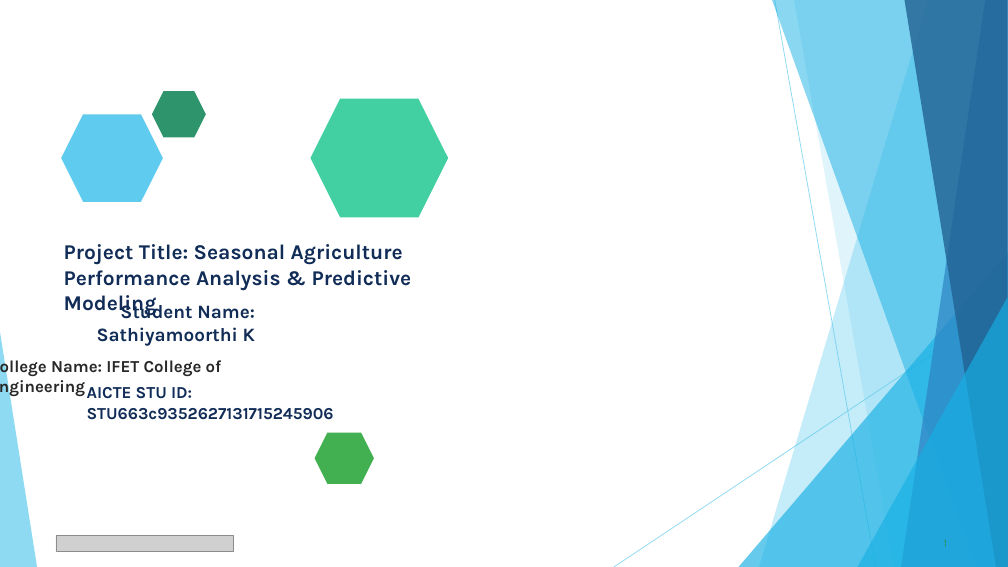
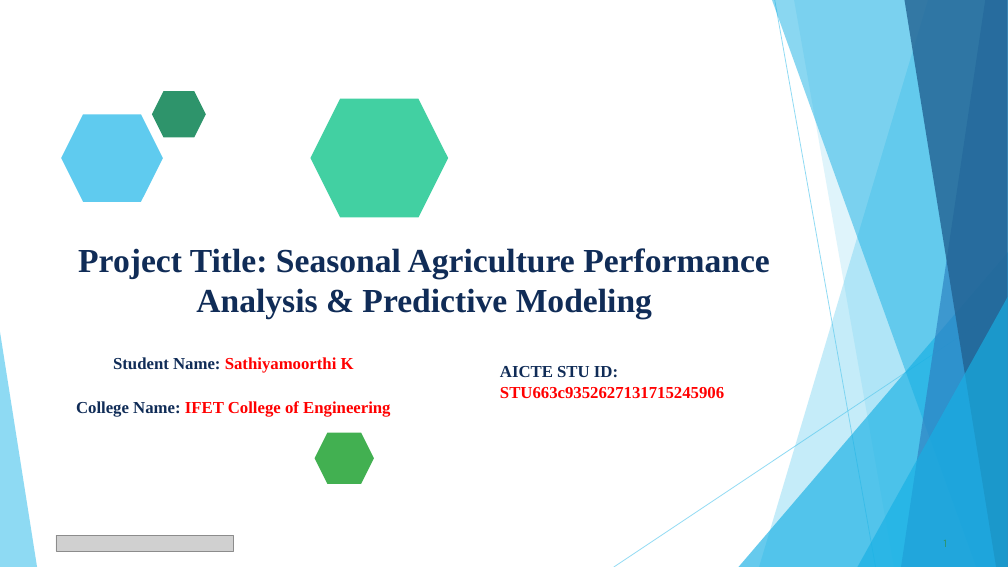
Before and after one commit to Ksmashhero06/Seasonal-Agriculture-Performance-Analysis, a slide deck: slide 1 of VOIS_Major_Project_PPT_Submission_Completed.pptx. Drawn at 1008x567 pixels with LibreOffice and Linux fonts; fonts in the diff are those of the drawing; grey boxes stand for pictures. Boxes give left, top, right and bottom in pixels: in the first picture for what was removed or moved away, otherwise in the second. Text is boxed around its words. In the diff, an @@ line names an element or a change of style, - is before the commit and + after.

```diff
--- a/VOIS_Major_Project_PPT_Submission_Completed.pptx
+++ b/VOIS_Major_Project_PPT_Submission_Completed.pptx
@@ title "Project Title: Seasonal Agriculture Performance ..." at box(78, 248, 770, 319): size 20 to 32 pt, font Karla to Times New Roman; alignment left to centre @@
@@ text "Student Name: Sathiyamoorthi K": place and size @@
-text "Student Name: Sathiyamoorthi K" at box(51, 301, 255, 376)
+text "Student Name: Sathiyamoorthi K" at box(76, 357, 390, 417)
@@ text "Student Name: Sathiyamoorthi K" at box(76, 357, 390, 417): size 18 to 16 pt in "Student Name: Sathiyamoorthi K"; font Karla to Times New Roman; text colour #102C57 to #FF0000 in "Sathiyamoorthi K"; text colour #282828 to #102C57 in "College Name:"; text colour #282828 to #FF0000 in "IFET College of Engineering"; alignment right to centre; line spacing 1 to 1.7; alignment left to centre @@
@@ text "AICTE STU ID: STU663c9352627131715245906": place and size @@
-text "AICTE STU ID: STU663c9352627131715245906" at box(87, 387, 334, 420)
+text "AICTE STU ID: STU663c9352627131715245906" at box(500, 366, 724, 398)
@@ text "AICTE STU ID: STU663c9352627131715245906" at box(500, 366, 724, 398): font Karla to Times New Roman; text colour #102C57 to #FF0000 in "STU663c9352627131715245906" @@
```
Also in this commit, not shown: 13 other slides changed, 1 other file.
